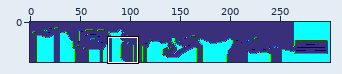
Two states of a sprite sheet, src/recursos/lvlData/LEVEL1.png. Above, an overview of the earlier version with the close-up marked.
Close-up. As it was:
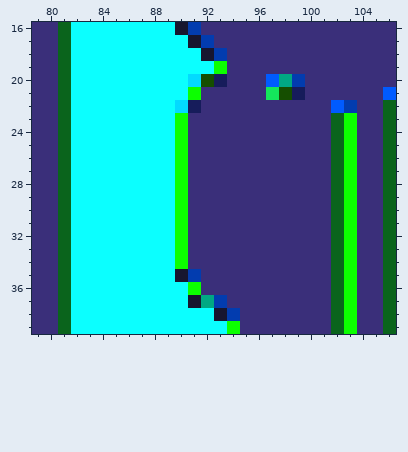
The file is 300x40 pixels. Colours within 5 levels of each other are drawn and written as one. Shown: x 79..106, y 16..39.
After the commit:
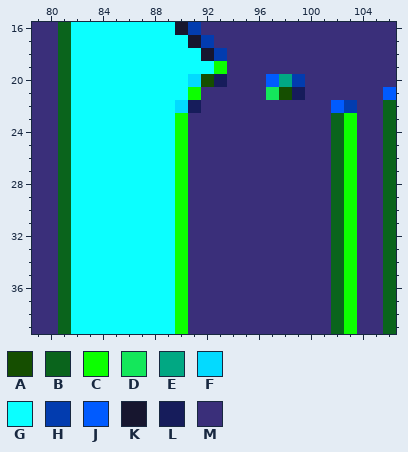
Palette (. is transparent): A #154e00  B #0a641c  C #0cff00  D #14e75b  E #01a883  F #03daff  G #0bffff  H #023caf  J #005bff  K #17162f  L #161c5b  M #3a2f7a
Difference:
y 35: x 90..91 KH -> CM
y 36: x 90..91 GC -> CM
y 37: x 90..93 GKEH -> CMMM
y 38: x 90..94 GGGKH -> CMMMM
y 39: x 90..94 GGGGC -> CMMMM
